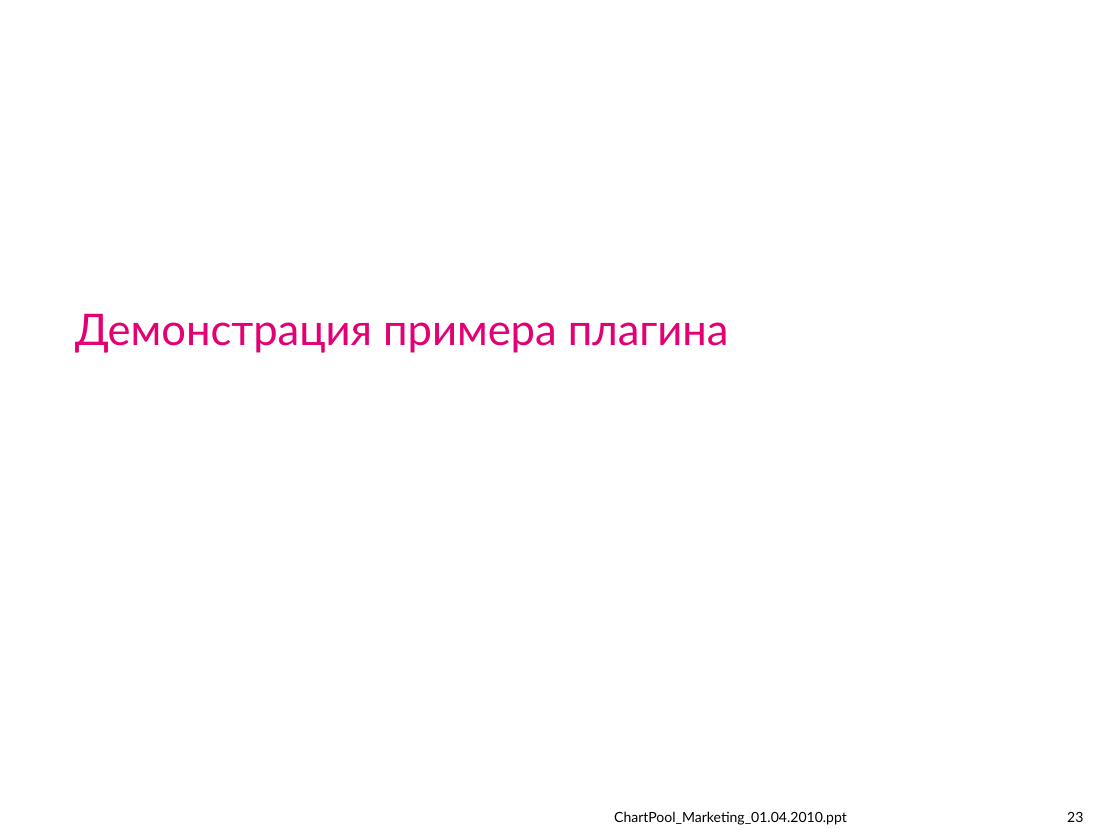
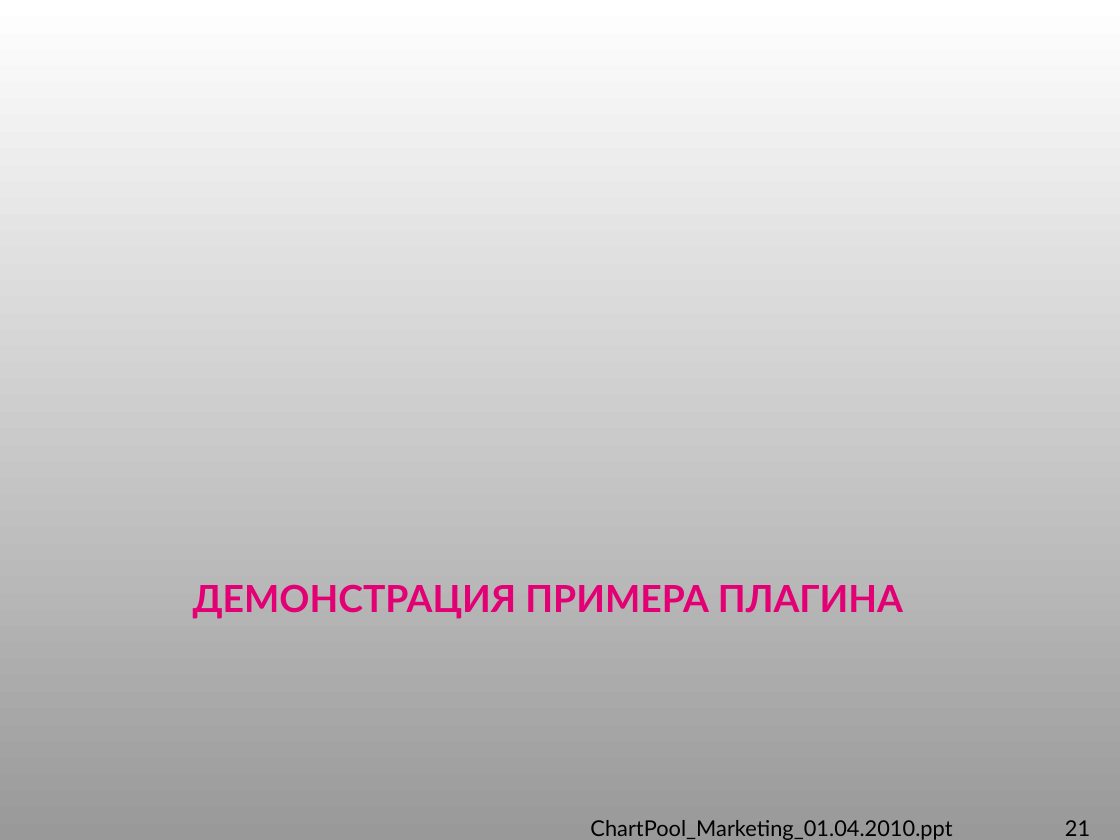
Before and after one commit to IvanCS/JMeterAvtoTestingDemo, a slide deck: slide 21 of documents/presentation.ppt (slide 23 before the commit). Drawn at 1120x840 pixels with LibreOffice and Linux fonts; fonts in the diff are those of the drawing; background and template pictures are left out. Boxes give left, top, right and bottom in pixels: in the first picture for what was removed or moved away, otherwise in the second. Text is boxed around its words. In the diff, an @@ line names an element or a change of style, - is before the commit and + after.

```diff
--- a/documents/presentation.ppt
+++ b/documents/presentation.ppt
@@ background #FFFFFF to gradient #FFFFFF to #999999 @@
@@ title at <box>193,584,903,619</box>: text changed; size 28 to 24 pt; bold on @@
-Демонстрация примера плагина
+ДЕМОНСТРАЦИЯ ПРИМЕРА ПЛАГИНА
@@ text "ChartPool_Marketing_01.04.2010.ppt": place and size @@
-text "ChartPool_Marketing_01.04.2010.ppt" at <box>614,811,847,825</box>
+text "ChartPool_Marketing_01.04.2010.ppt" at <box>590,820,952,840</box>
@@ text "ChartPool_Marketing_01.04.2010.ppt" at <box>590,820,952,840</box>: size 9 to 14 pt; alignment right to left @@
@@ page number added at <box>1065,820,1090,836</box>, 14 pt, text #000000 @@
+21
@@ page number removed at <box>1067,812,1083,822</box> @@
-23
```
Also in this commit, not shown: 20 other slides changed, 1 slide added, 5 slides removed, 10 other files.
